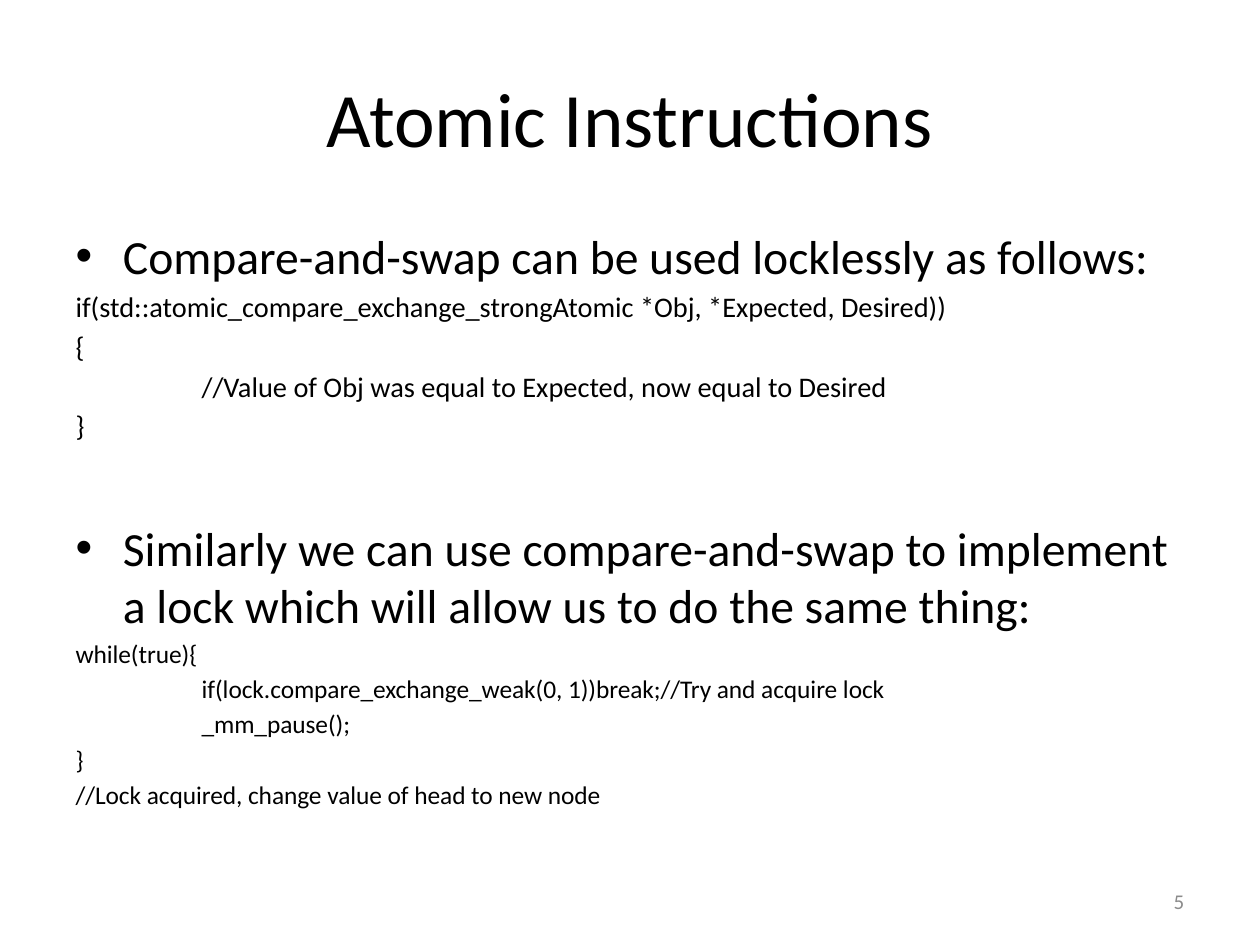
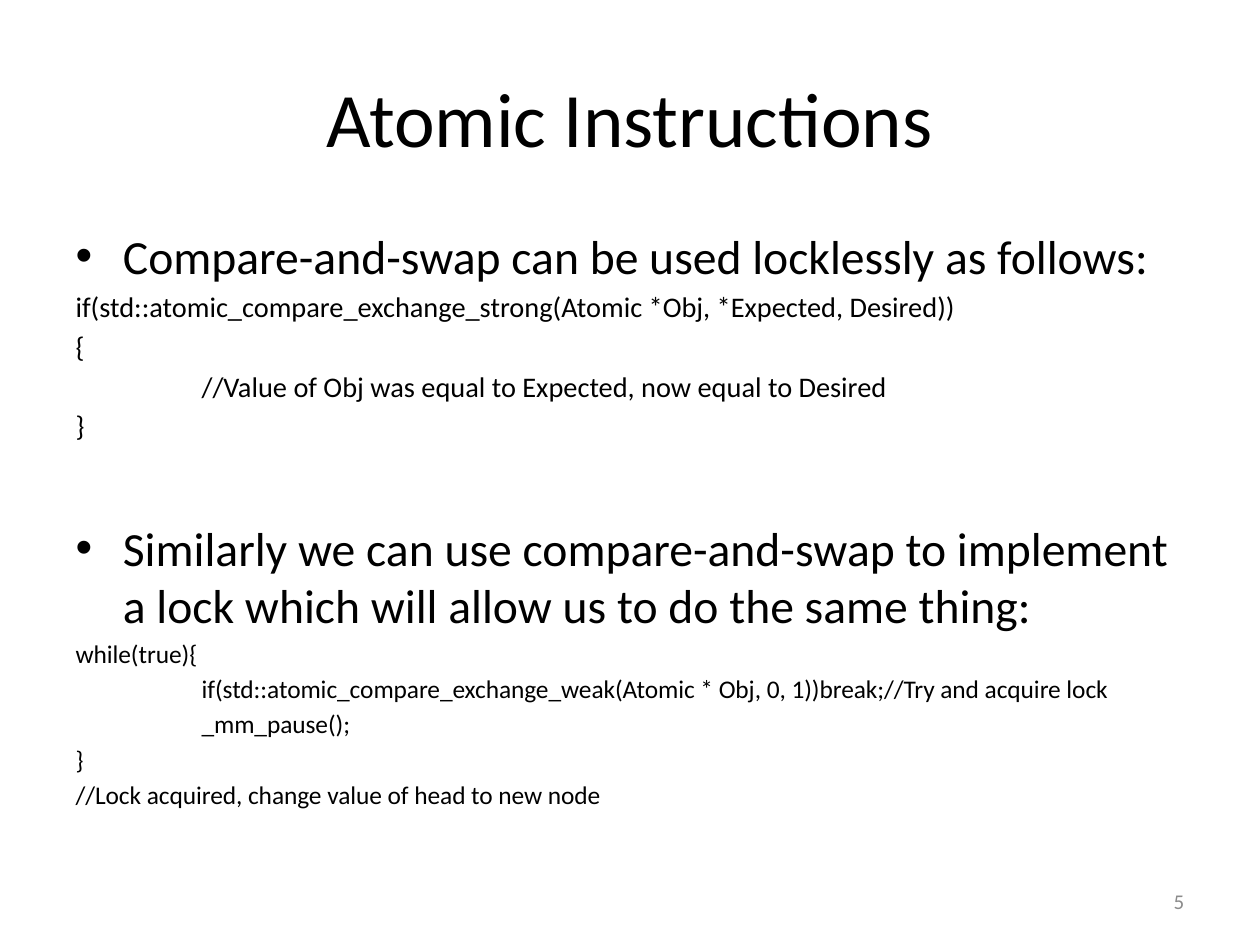
Before and after one commit to gibsonma/FYP, a slide deck: slide 5 of Report/FYP_Presentation.pptx. Drawn at 1260x945 pixels with LibreOffice and Linux fonts; fonts in the diff are those of the drawing. Boxes give left, top, right and bottom in pixels: in the first picture for what was removed or moved away, otherwise in the second. Text is boxed around its words. In the diff, an @@ line names an element or a change of style, - is before the commit and + after.

```diff
--- a/Report/FYP_Presentation.pptx
+++ b/Report/FYP_Presentation.pptx
@@ text at <box>76,296,955,322</box>: text changed @@
-if(std::atomic_compare_exchange_strongAtomic *Obj, *Expected, Desired))
+if(std::atomic_compare_exchange_strong(Atomic *Obj, *Expected, Desired))
@@ text at <box>202,679,1107,703</box>: text changed @@
-if(lock.compare_exchange_weak(0, 1))break;//Try and acquire lock
+if(std::atomic_compare_exchange_weak(Atomic * Obj, 0, 1))break;//Try and acquire lock
```
Also in this commit, not shown: 5 other slides changed, 2 slides added, 1 slide removed, 14 other files.
